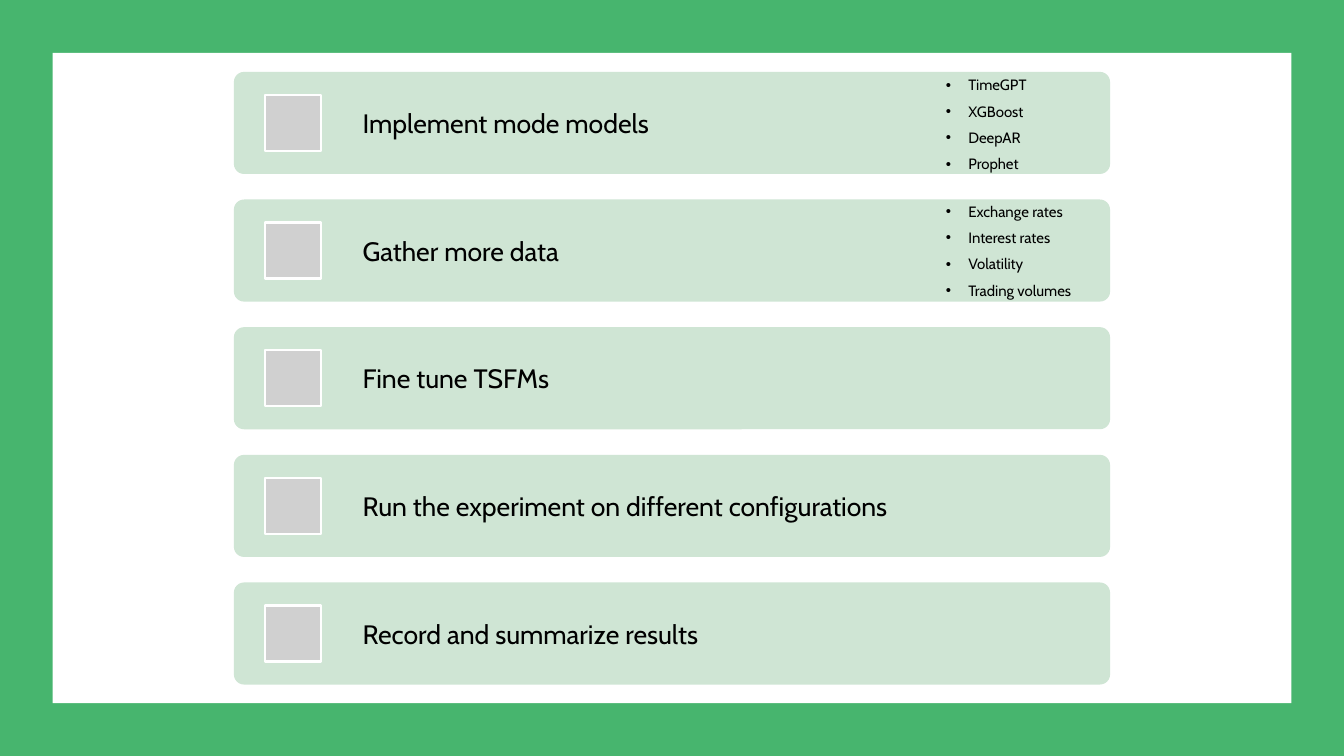
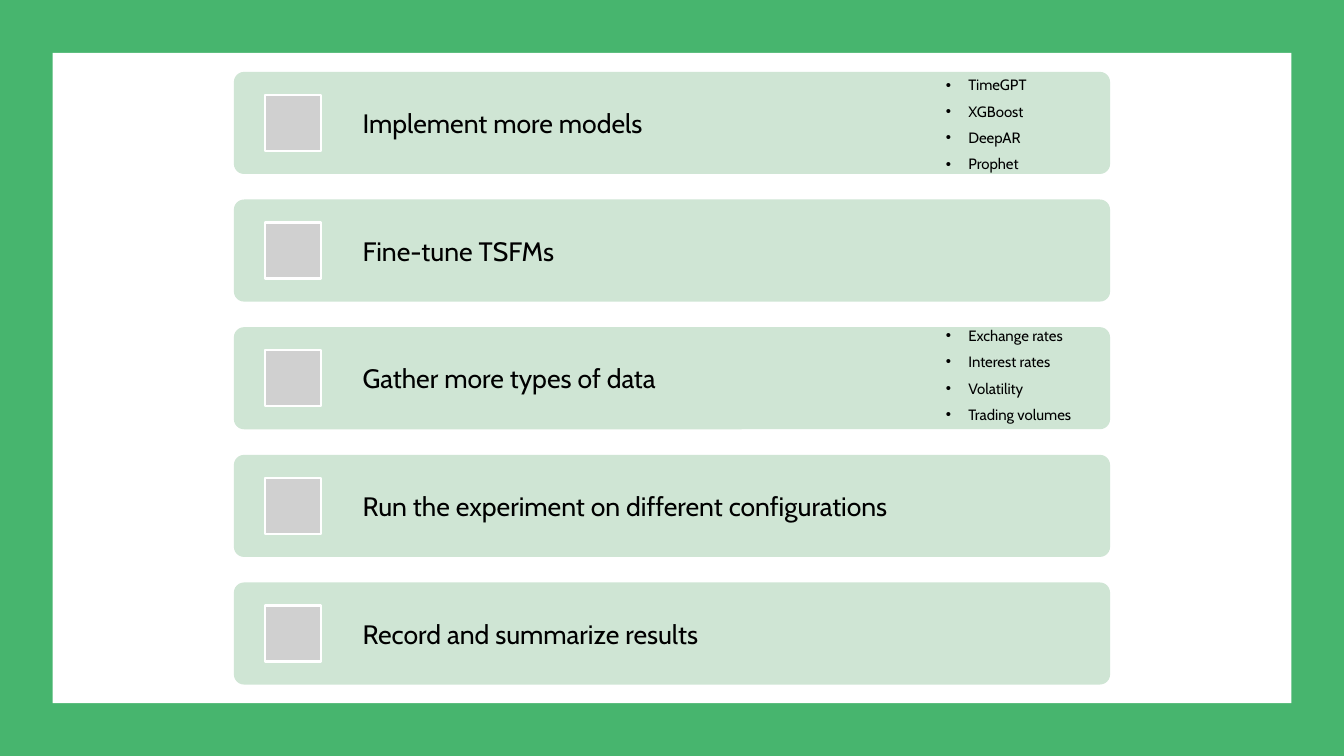
Before and after one commit to filip-topic/Time-Series-Foundation-Models-in-Financial-time-series-prediction, a slide deck: slide 23 of 17th of July Presentation.pptx (slide 21 before the commit). Drawn at 1344x756 pixels with LibreOffice and Linux fonts; fonts in the diff are those of the drawing; grey boxes stand for pictures. Boxes give left, top, right and bottom in pixels: in the first picture for what was removed or moved away, otherwise in the second. Text is boxed around its words. In the diff, an @@ line names an element or a change of style, - is before the commit and + after.

```diff
--- a/17th of July Presentation.pptx
+++ b/17th of July Presentation.pptx
@@ text at (363,113,642,139): text changed @@
-Implement mode models
+Implement more models
@@ text at (363,242,554,262): text changed @@
-Fine tune TSFMs
+Fine-tune TSFMs
@@ text "Exchange rates": place and size @@
-text "Exchange rates" at (968,205,1071,300)
+text "Exchange rates" at (968,329,1071,424)
@@ text at (363,368,656,394): text changed @@
-Gather more data
+Gather more types of data
```
Also in this commit, not shown: 10 other slides changed, 4 slides added, 1 slide removed, 1 other file.
